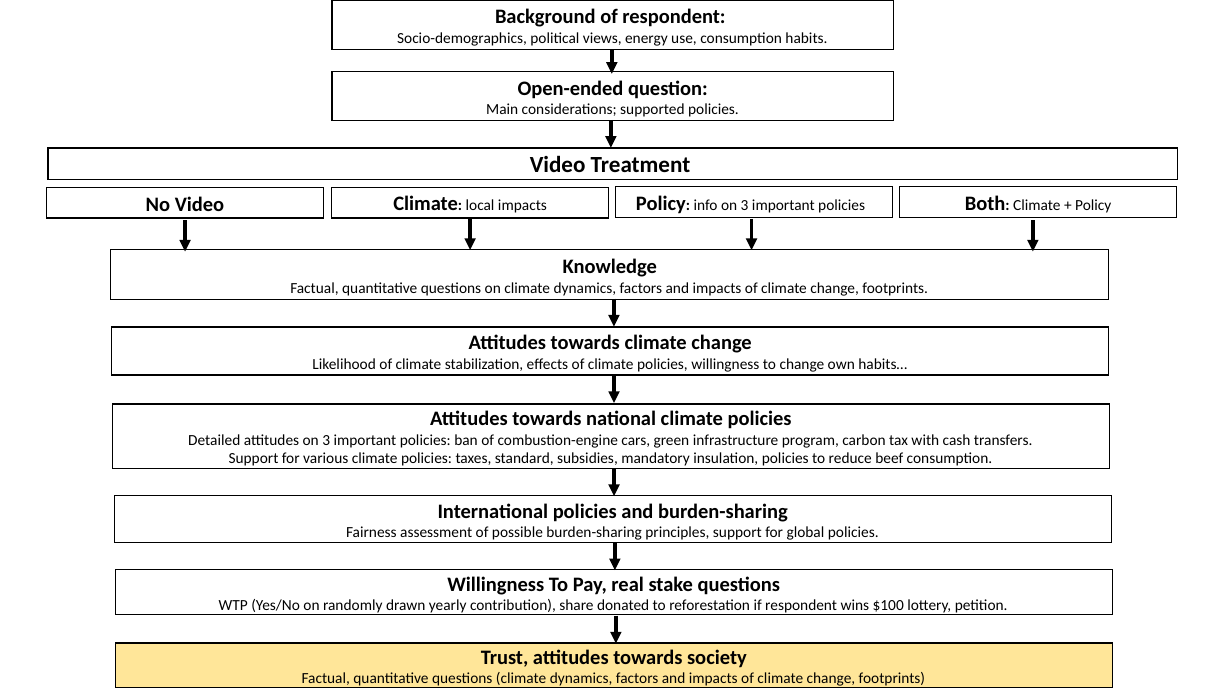
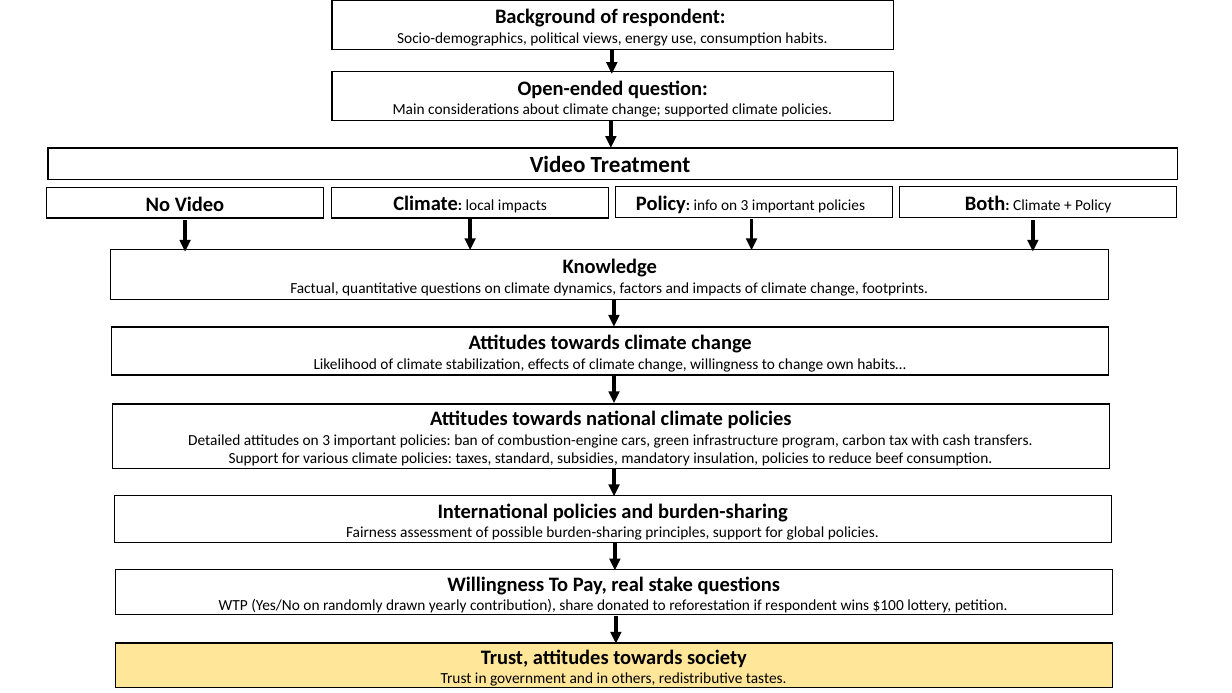
Before and after one commit to mariuslehenaff/oecd_climate, a slide deck: slide 10 of figures/survey_flow/survey_flow_new.pptx. Drawn at 1232x693 pixels with LibreOffice and Linux fonts; fonts in the diff are those of the drawing. Boxes give left, top, right and bottom in pixels: in the first picture for what was removed or moved away, otherwise in the second. Text is boxed around its words. In the diff, an @@ line names an element or a change of style, - is before the commit and + after.

```diff
--- a/figures/survey_flow/survey_flow_new.pptx
+++ b/figures/survey_flow/survey_flow_new.pptx
@@ text in rectangle at bbox=[393, 103, 832, 117]: text changed @@
-Main considerations; supported policies.
+Main considerations about climate change; supported climate policies.
@@ text in rectangle at bbox=[314, 358, 906, 372]: text changed @@
-Likelihood of climate stabilization, effects of climate policies, willingness to change own habits…
+Likelihood of climate stabilization, effects of climate change, willingness to change own habits…
@@ text in rectangle at bbox=[441, 672, 787, 688]: text changed @@
-Factual, quantitative questions (climate dynamics, factors and impacts of climate change, footprints)
+Trust in government and in others, redistributive tastes.
```
Also in this commit, not shown: 8 other slides changed, 21 other files.
